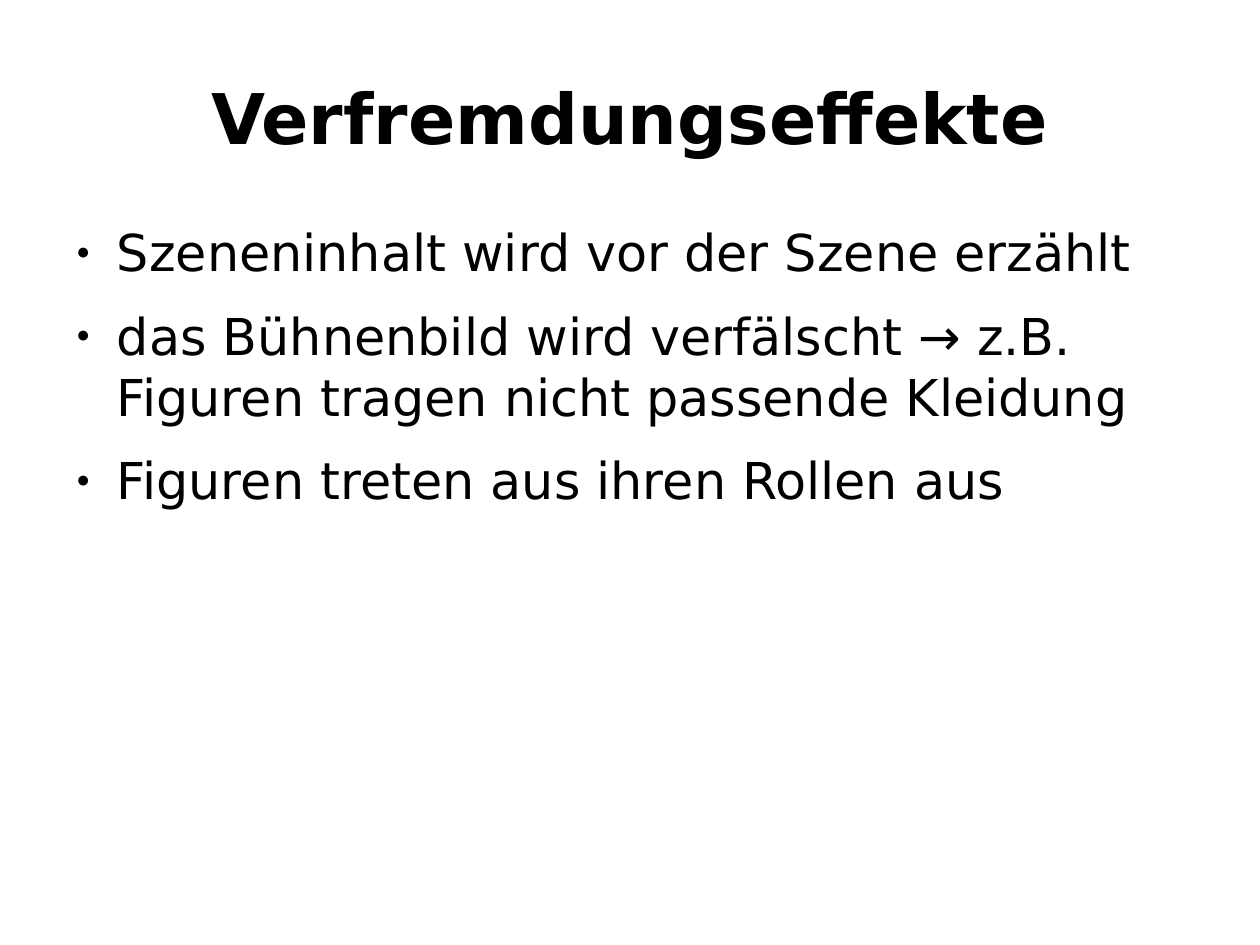
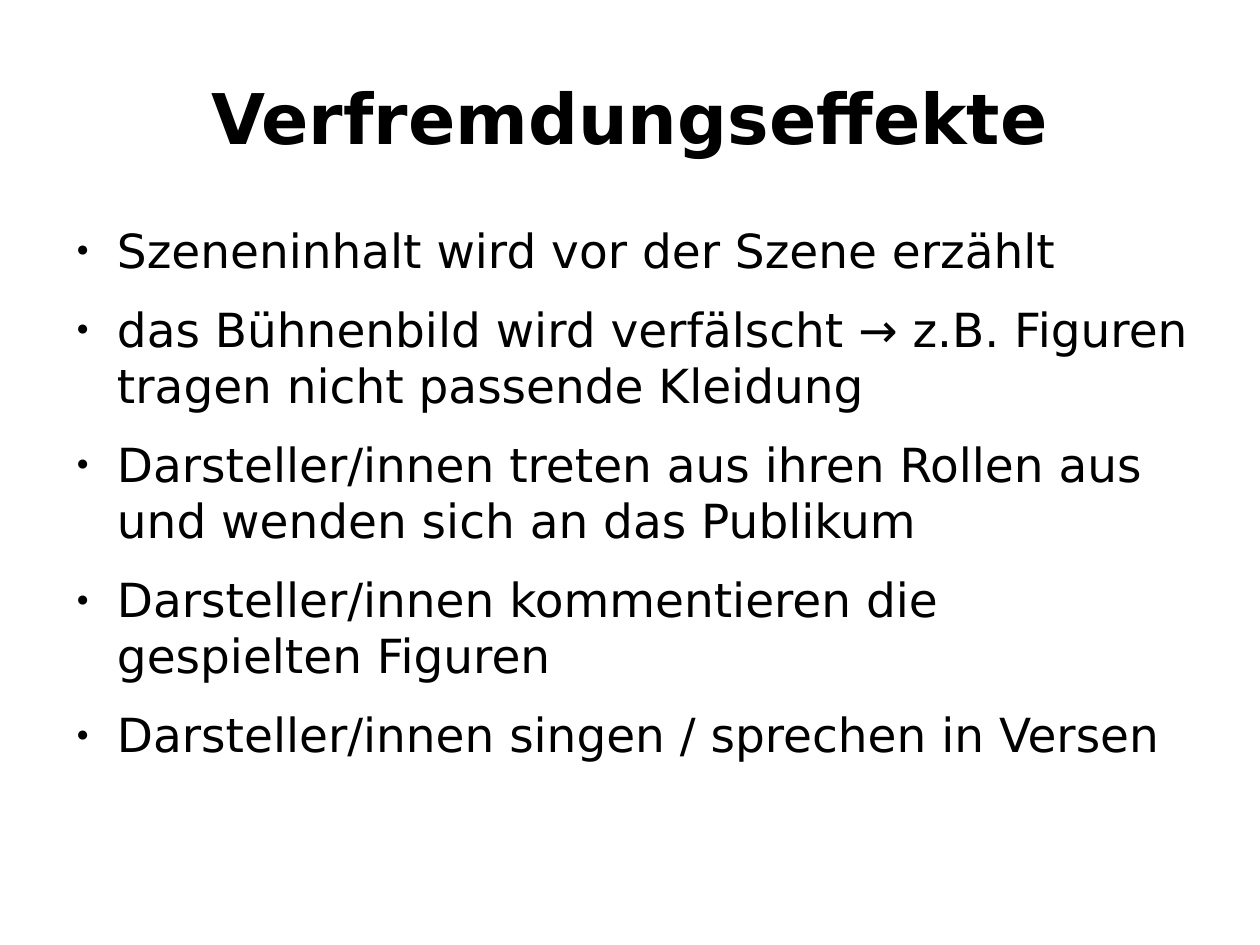
Before and after one commit to onixion/school, a slide deck: slide 7 of Deutsch/Referat_EpischesTheater/powerpoint/main.odp. Drawn at 1260x945 pixels with LibreOffice and Linux fonts; fonts in the diff are those of the drawing. Boxes give left, top, right and bottom in pixels: in the first picture for what was removed or moved away, otherwise in the second. Text is boxed around its words. In the diff, an @@ line names an element or a change of style, - is before the commit and + after.

```diff
--- a/Deutsch/Referat_EpischesTheater/powerpoint/main.odp
+++ b/Deutsch/Referat_EpischesTheater/powerpoint/main.odp
@@ text at (117,232,1187,413): size 32 to 29.6 pt in "Szeneninhalt wird vor der Szene erzählt", "das Bühnenbild wird verfälscht → z.B. Figuren ..." @@
@@ text at (117,446,1159,762): text changed; size 32 to 29.6 pt @@
-● Figuren treten aus ihren Rollen aus
+● Darsteller/innen treten aus ihren Rollen aus und wenden sich an das Publikum
+● Darsteller/innen kommentieren die gespielten Figuren
+● Darsteller/innen singen / sprechen in Versen
```
Also in this commit, not shown: 6 slides added, 1 slide removed, 4 other files.
